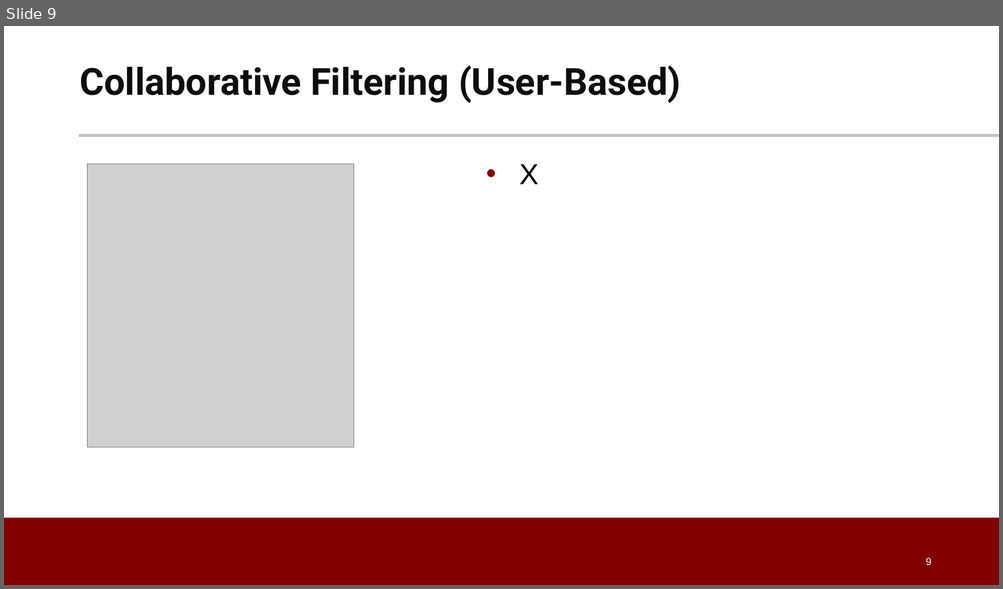
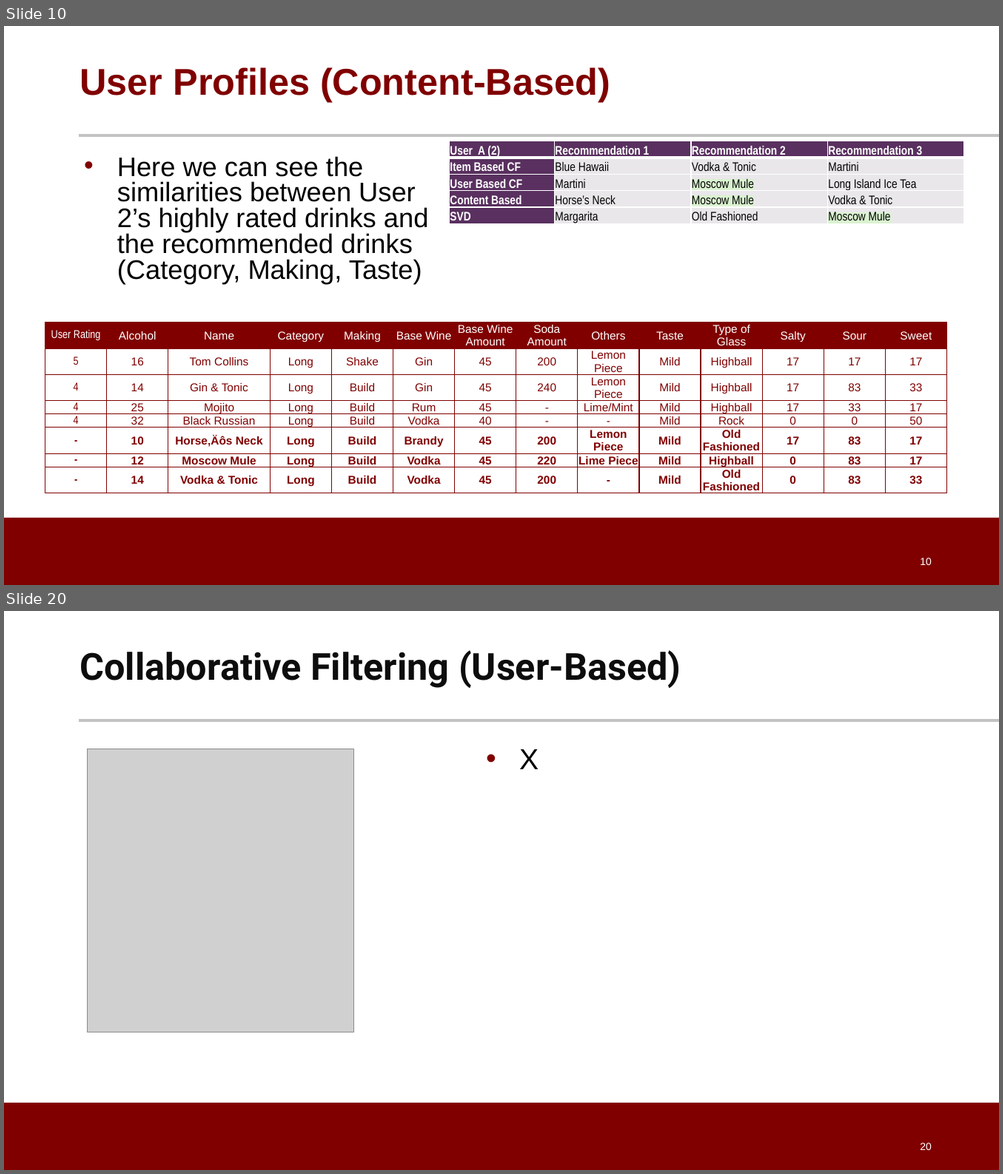
Before and after one commit to dpatel77/CocktailRecommenderSystem, a slide deck: Cocktail_Recommendation_System.pptx. Shown one above the other, each under a label of ours: slide 9 before the commit, slides 10 and 20 after it; the slides between them are not shown. The pictures are 1003x589 and 1003x1174 pixels, drawn with LibreOffice and Linux fonts; fonts in the diff are those of the drawing; grey boxes stand for pictures; background and template pictures are left out. Boxes give left, top, right and bottom in pixels: in the first picture for what was removed or moved away, otherwise in the second. Text is boxed around its words. In the diff, an @@ line names an element or a change of style, - is before the commit and + after.

```diff
--- a/Cocktail_Recommendation_System.pptx
+++ b/Cocktail_Recommendation_System.pptx
@@ slide 10 added at (x1=4, y1=26, x2=999, y2=585), background #FFFFFF; not listed: 2 template elements that a slide beside it also shows @@
@@ title added at (x1=79, y1=67, x2=610, y2=102), 36 pt, text #800000, bold @@
+User Profiles (Content-Based)
@@ text added at (x1=117, y1=156, x2=429, y2=284), 25.9 pt, text #000000 @@
+• Here we can see the similarities between User 2’s highly rated drinks and the recommended drinks (Category, Making, Taste)
@@ table added at (x1=449, y1=141, x2=965, y2=227), 5 rows, 4 columns @@
+User A (2) | Recommendation 1 | Recommendation 2 | Recommendation 3
+Item Based CF | Blue Hawaii | Vodka & Tonic | Martini
+User Based CF | Martini | Moscow Mule | Long Island Ice Tea
+Content Based | Horse’s Neck | Moscow Mule | Vodka & Tonic
+SVD | Margarita | Old Fashioned | Moscow Mule
@@ table added at (x1=45, y1=323, x2=942, y2=506), 8 rows, 14 columns @@
+User Rating | Alcohol | Name | Category | Making | Base Wine | Base Wine Amount | Soda Amount | Others | Taste | Type of Glass | Salty | Sour | Sweet
+5 | 16 | Tom Collins | Long | Shake | Gin | 45 | 200 | Lemon Piece | Mild | Highball | 17 | 17 | 17
+4 | 14 | Gin & Tonic | Long | Build | Gin | 45 | 240 | Lemon Piece | Mild | Highball | 17 | 83 | 33
+4 | 25 | Mojito | Long | Build | Rum | 45 | - | Lime/Mint | Mild | Highball | 17 | 33 | 17
+4 | 32 | Black Russian | Long | Build | Vodka | 40 | - | - | Mild | Rock | 0 | 0 | 50
+- | 10 | Horse‚Äôs Neck | Long | Build | Brandy | 45 | 200 | Lemon Piece | Mild | Old Fashioned | 17 | 83 | 17
+- | 12 | Moscow Mule | Long | Build | Vodka | 45 | 220 | Lime Piece | Mild | Highball | 0 | 83 | 17
+- | 14 | Vodka & Tonic | Long | Build | Vodka | 45 | 200 | - | Mild | Old Fashioned | 0 | 83 | 33
@@ page number added at (x1=919, y1=558, x2=931, y2=565), 10 pt, text #FFFFFF @@
+10
@@ what was slide 9 is now slide 20 @@
@@ page number at (x1=919, y1=1143, x2=931, y2=1150): text changed @@
-9
+20
```
Also in this commit, not shown: 7 slides changed, 11 other slides added, 1 slide removed.
